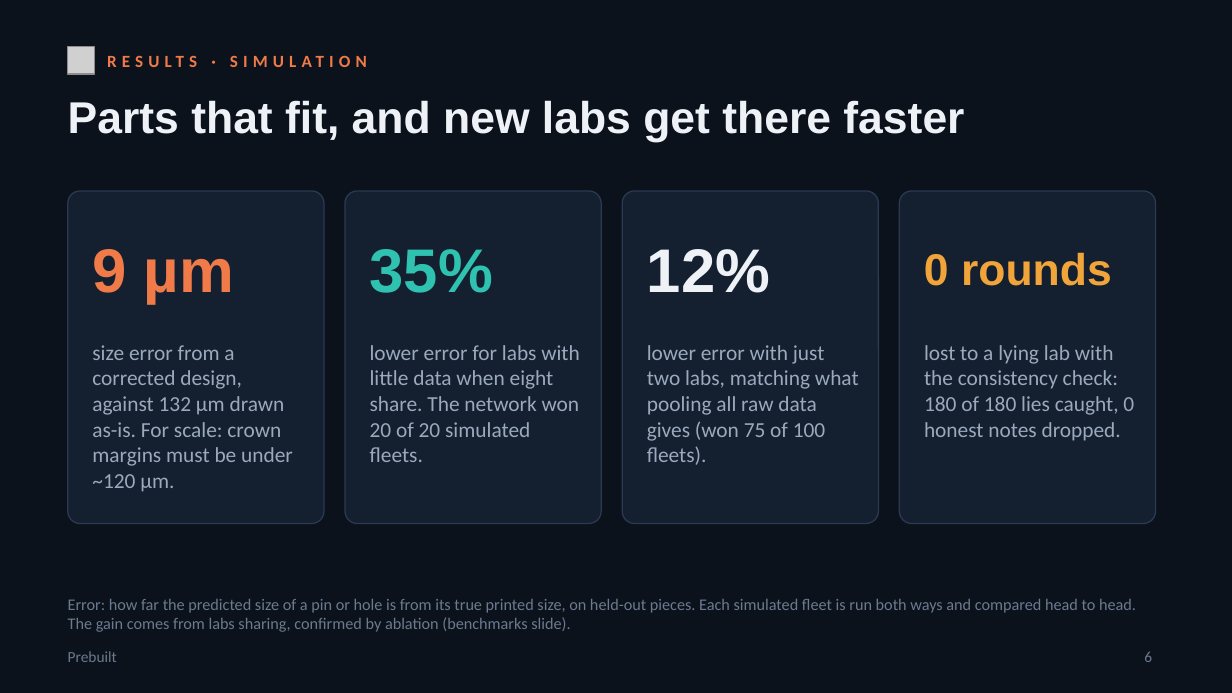
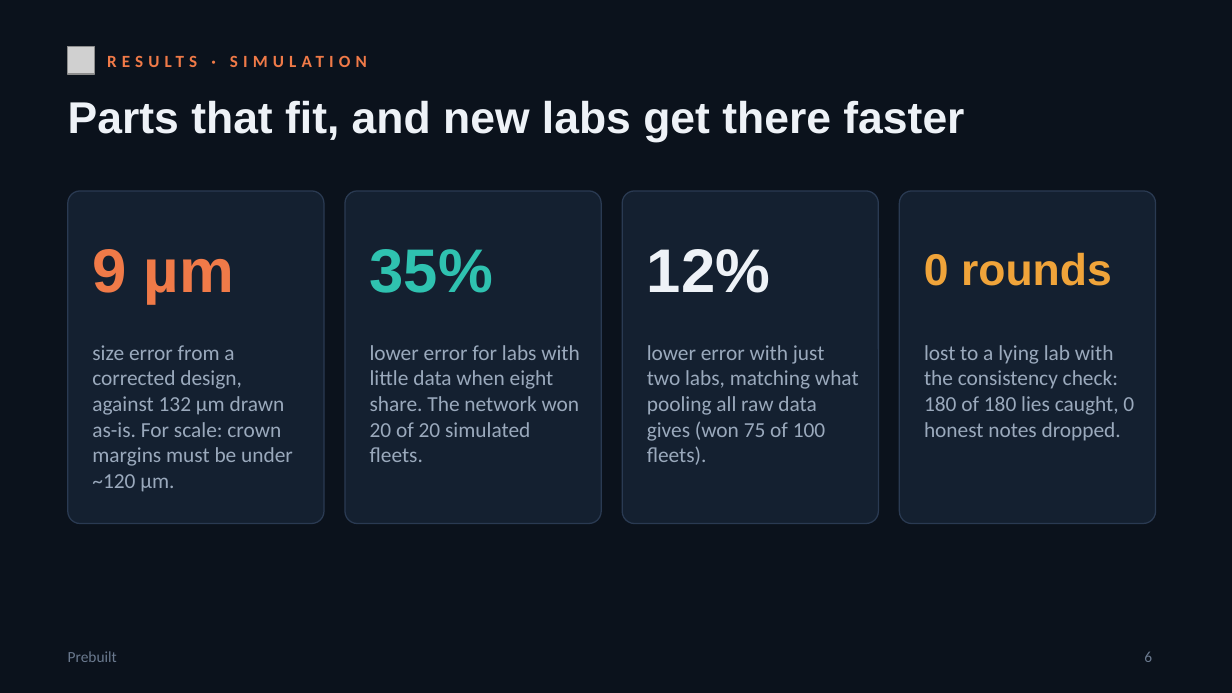
Before and after one commit to matte-realize/prebuilt, a slide deck: slide 6 of docs/slides/prebuilt-pitch.pptx. Drawn at 1232x693 pixels with LibreOffice and Linux fonts; fonts in the diff are those of the drawing; grey boxes stand for pictures. Boxes give left, top, right and bottom in pixels: in the first picture for what was removed or moved away, otherwise in the second. Text is boxed around its words. In the diff, an @@ line names an element or a change of style, - is before the commit and + after.

```diff
--- a/docs/slides/prebuilt-pitch.pptx
+++ b/docs/slides/prebuilt-pitch.pptx
@@ text removed at bbox=[68, 599, 1136, 632] @@
-Error: how far the predicted size of a pin or hole is from its true printed size, on held-out pieces. Each simulated fleet is run both ways and compared head to head. The gain comes from labs sharing, confirmed by ablation (benchmarks slide).
```
Also in this commit, not shown: 4 other slides changed, 1 slide added, 7 other files.
